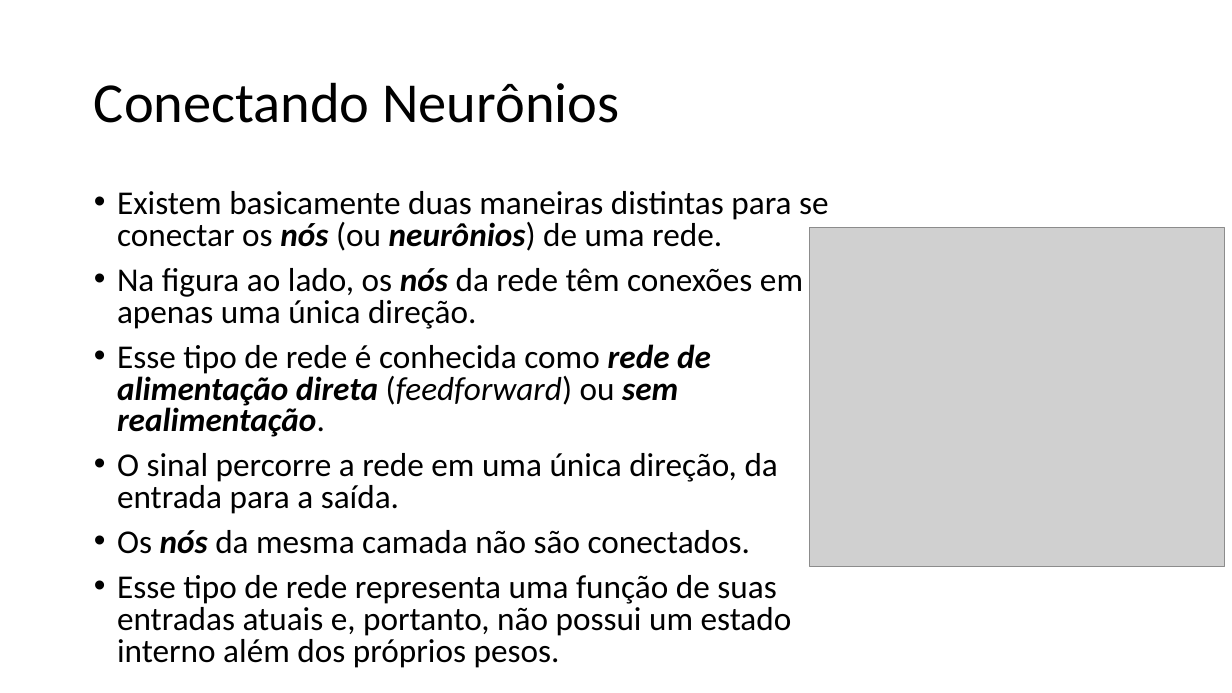
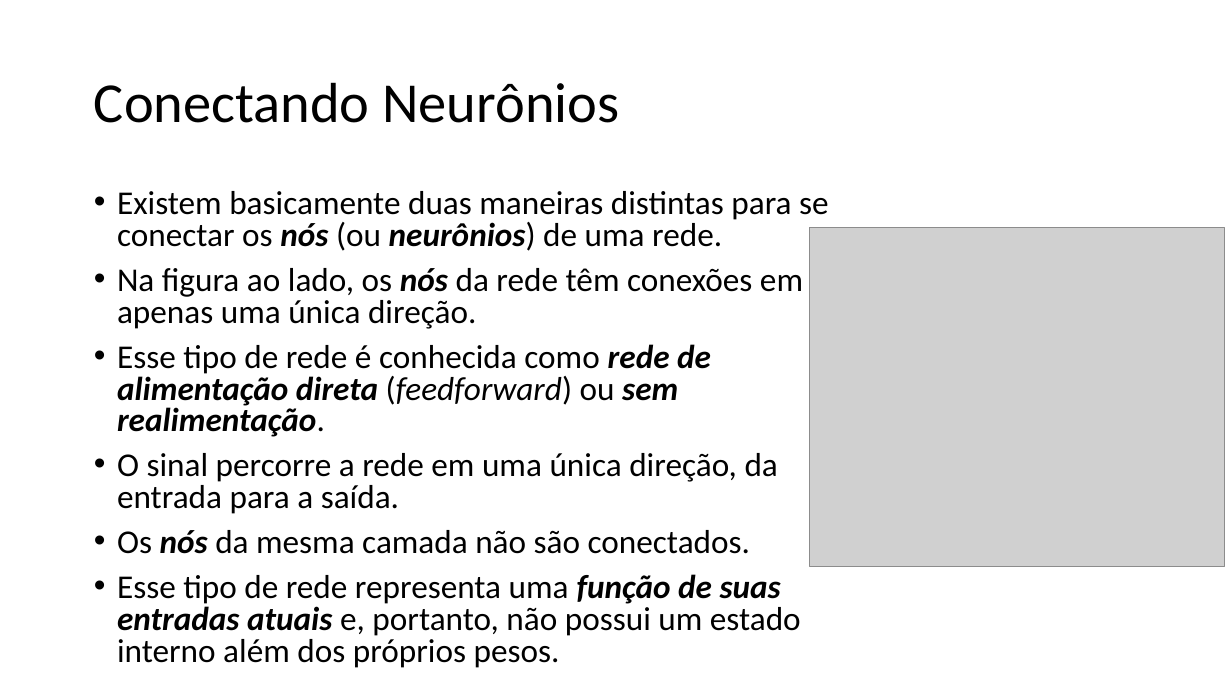
Before and after one commit to zz4fap/t320_aprendizado_de_maquina, a slide deck: slide 16 of slides/T320_Redes_Neurais_Artificiais (Parte II).pptx (slide 14 before the commit). Drawn at 1232x693 pixels with LibreOffice and Linux fonts; fonts in the diff are those of the drawing; grey boxes stand for pictures. Boxes give left, top, right and bottom in pixels: in the first picture for what was removed or moved away, otherwise in the second. Text is boxed around its words. In the diff, an @@ line names an element or a change of style, - is before the commit and + after.

```diff
--- a/slides/T320_Redes_Neurais_Artificiais (Parte II).pptx
+++ b/slides/T320_Redes_Neurais_Artificiais (Parte II).pptx
@@ text at (117,574,801,668): bold on, italic on in "função de suas entradas atuais" @@
```
Also in this commit, not shown: 7 other slides changed, 4 slides added, 38 slides removed, 14 other files.
